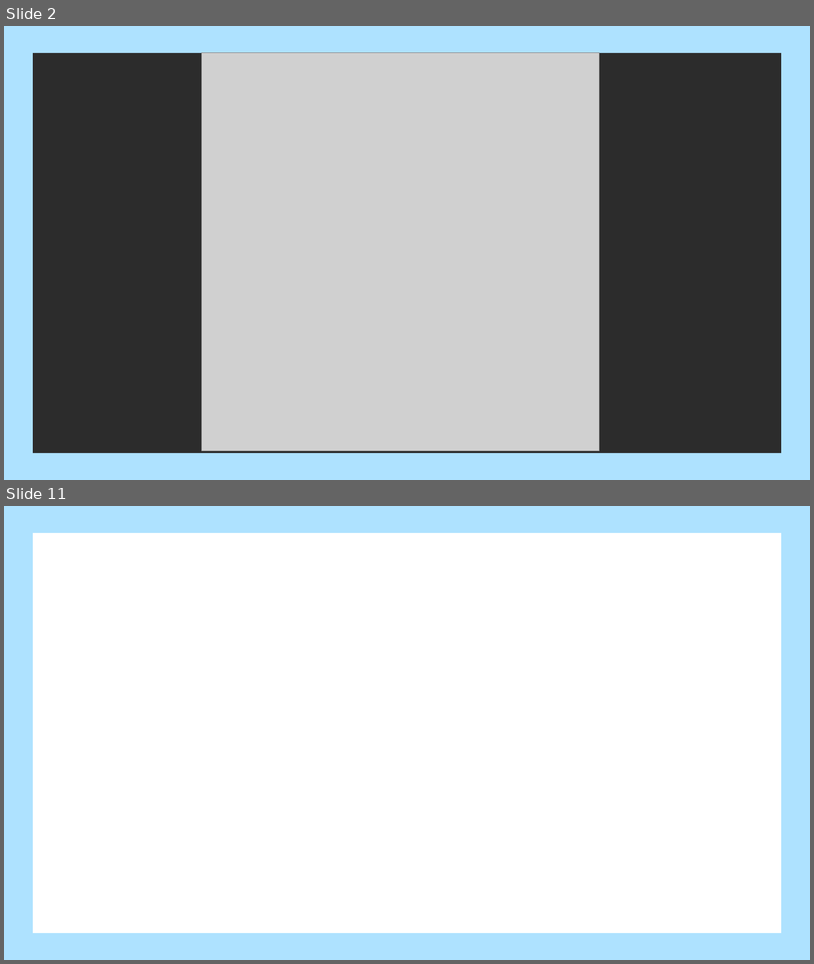
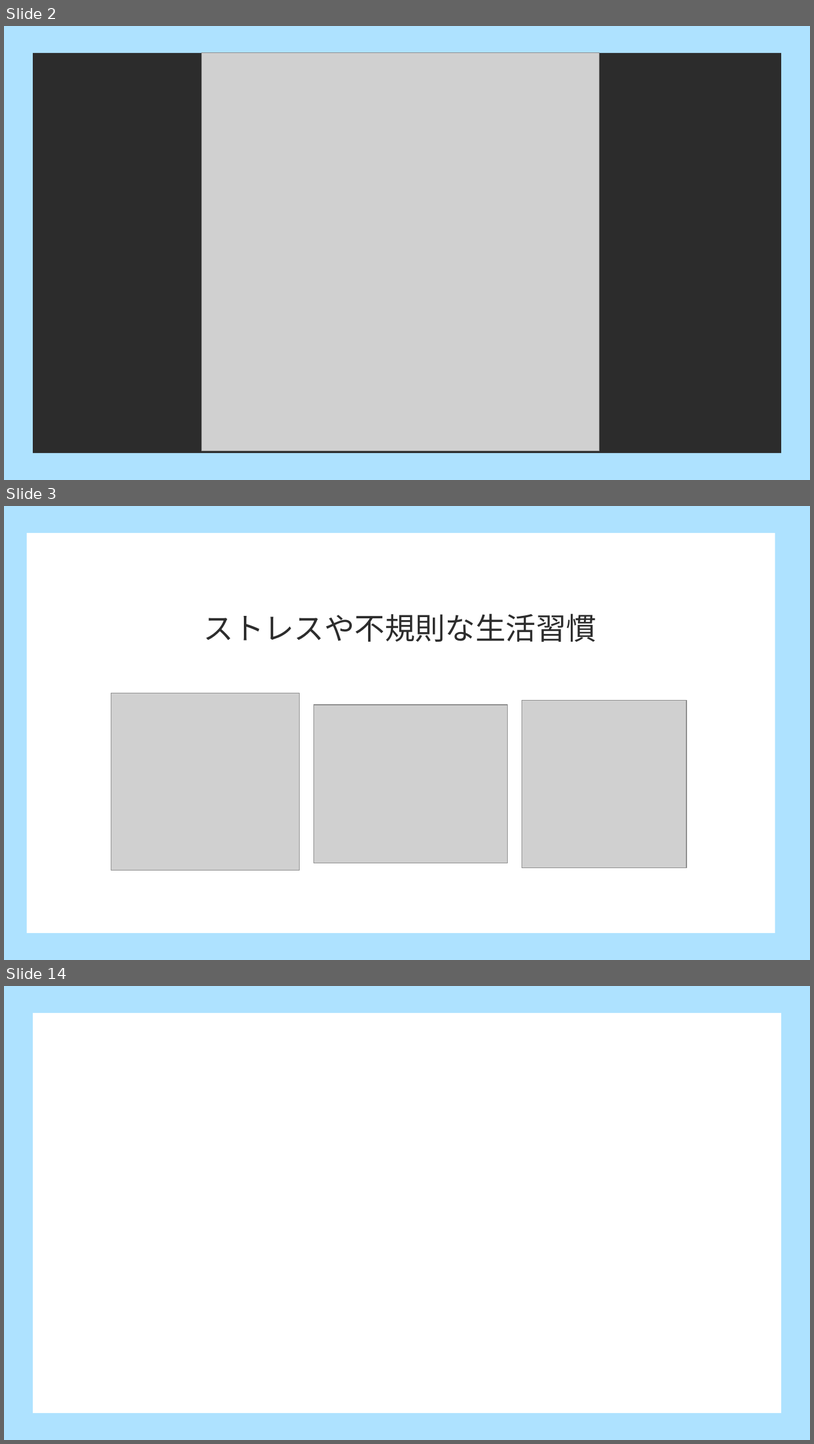
Before and after one commit to dojo2023/D-1, a slide deck: doc/発表資料.pptx. Shown one above the other, each under a label of ours: slides 2 and 11 before the commit, slides 2, 3 and 14 after it; the slides between them are not shown. The pictures are 814x964 and 814x1444 pixels, drawn with LibreOffice and Linux fonts; fonts in the diff are those of the drawing; grey boxes stand for pictures. Boxes give left, top, right and bottom in pixels: in the first picture for what was removed or moved away, otherwise in the second. Text is boxed around its words. In the diff, an @@ line names an element or a change of style, - is before the commit and + after.

```diff
--- a/doc/発表資料.pptx
+++ b/doc/発表資料.pptx
@@ slide 3 added at <box>4,506,810,960</box>, background #AEE2FF @@
@@ rectangle added at <box>27,532,776,933</box>, fill #FFFFFF @@
@@ text added at <box>204,613,597,642</box>, 36 pt, text #2C2C2C @@
+ストレスや不規則な生活習慣
@@ picture added at <box>111,693,300,870</box> @@
@@ picture added at <box>522,700,687,868</box> @@
@@ picture added at <box>314,705,508,863</box> @@
@@ what was slide 11 is now slide 14 @@
```
Also in this commit, not shown: 8 slides changed, 2 other slides added.
